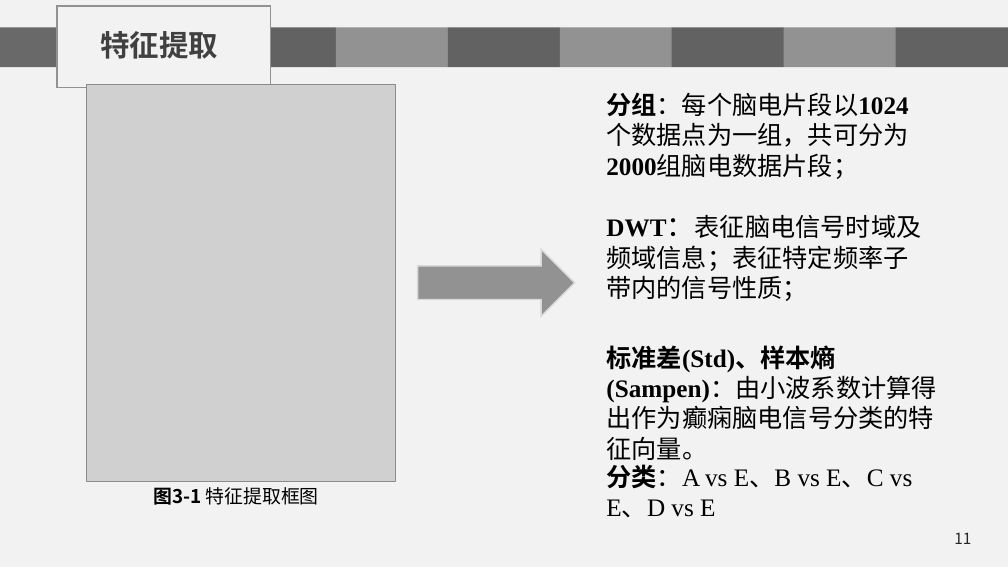
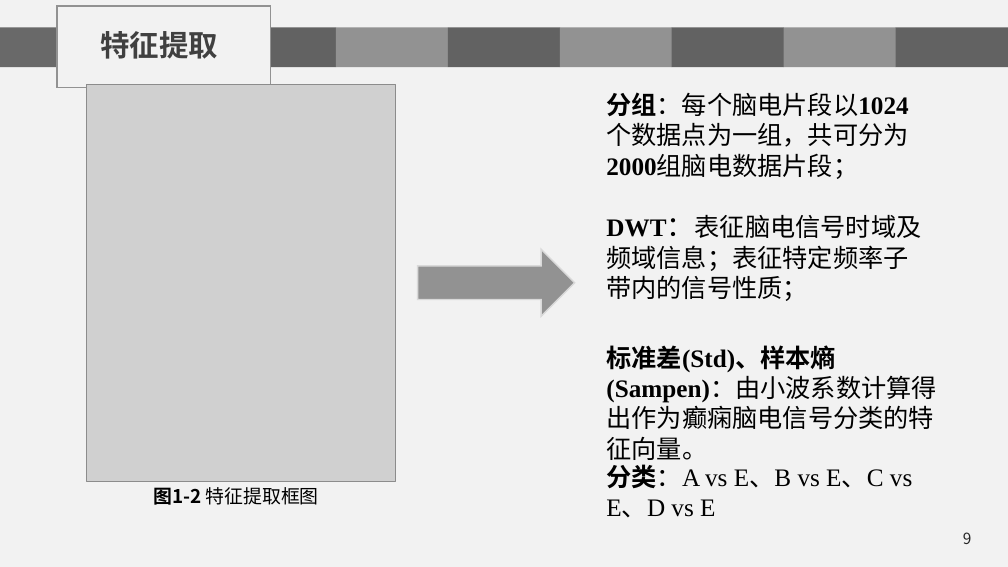
Before and after one commit to chenshuaihua/Graduate, a slide deck: slide 9 of 毕设文件/陈帅华-2016014016-自实1601-中期答辩.pptx (slide 11 before the commit). Drawn at 1008x567 pixels with LibreOffice and Linux fonts; fonts in the diff are those of the drawing; grey boxes stand for pictures; background and template pictures are left out. Boxes give left, top, right and bottom in pixels: in the first picture for what was removed or moved away, otherwise in the second. Text is boxed around its words. In the diff, an @@ line names an element or a change of style, - is before the commit and + after.

```diff
--- a/毕设文件/陈帅华-2016014016-自实1601-中期答辩.pptx
+++ b/毕设文件/陈帅华-2016014016-自实1601-中期答辩.pptx
@@ text at box(154, 487, 319, 505): text changed @@
-图3-1 特征提取框图
+图1-2 特征提取框图
@@ page number at box(963, 532, 972, 544): text changed @@
-11
+9
```
Also in this commit, not shown: 24 other slides changed, 2 slides added, 24 slides removed, 1 other file.
